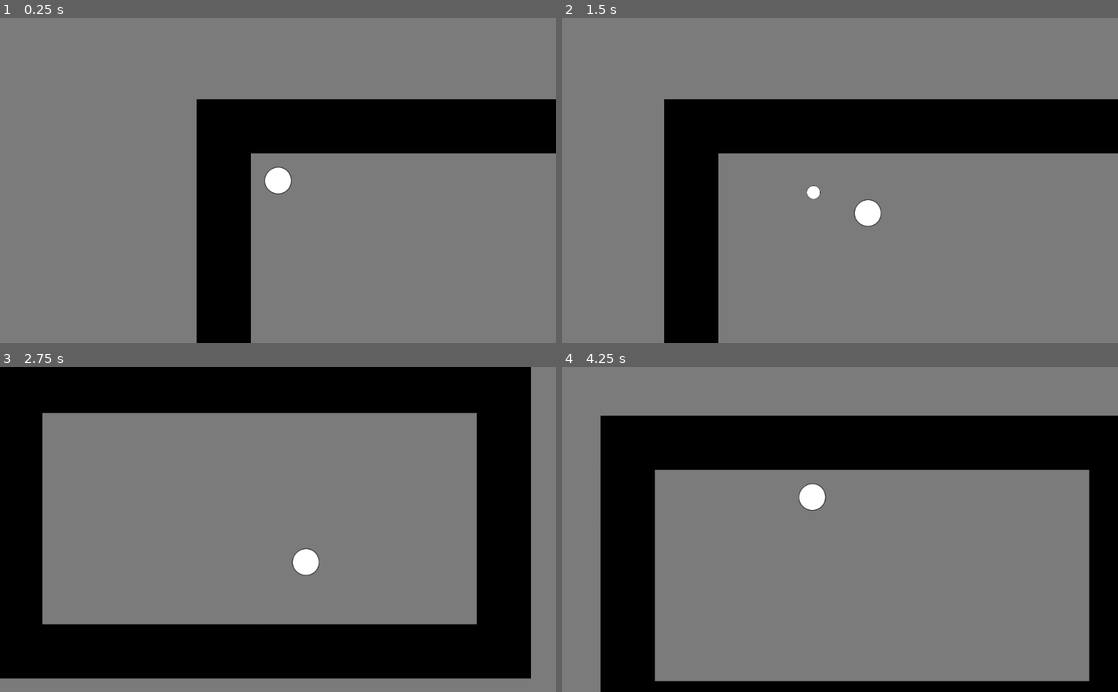
Above: before the commit, frames 1-4 (two rows, left to right).
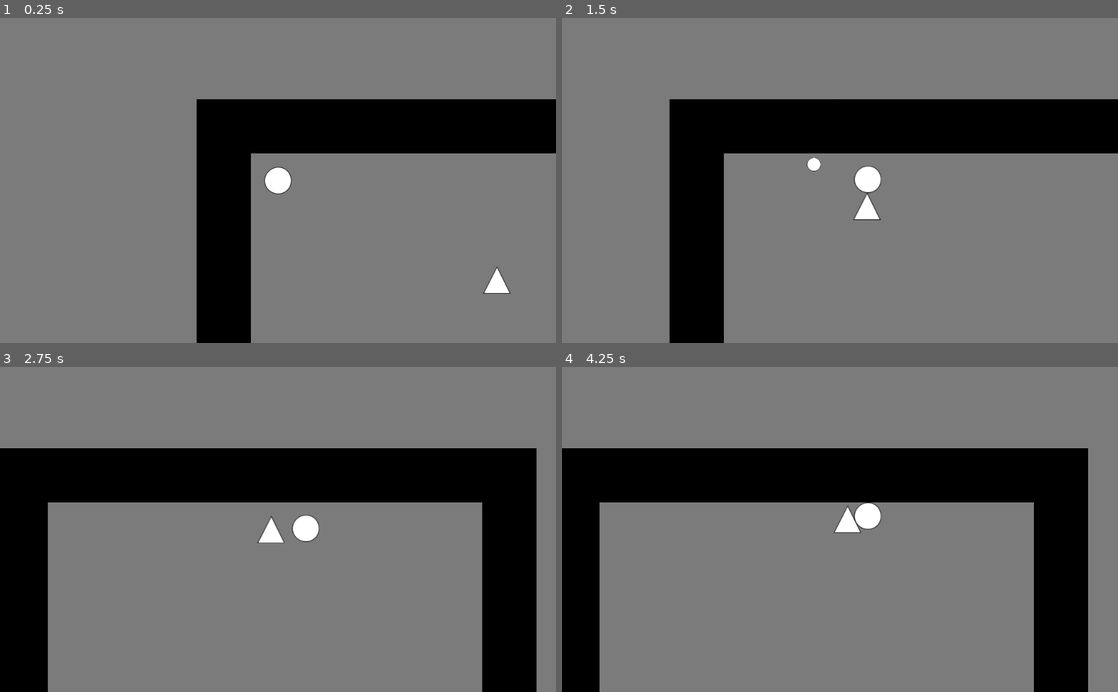
Above: after the commit, the same moments.

Repository: ComradeSparklePony/Slay-the-Triangles
Game: Godot game, scene res://town.tscn
Same seed, same stepped clock (60 frames per second), same inputs: the game is played once before the commit and once after it. The project has no main scene, so this scene is started directly.
Inputs (mouse positions are in pixels of both pictures, inside the frame that each line leads up to):
- Up to frame 1 (0.25 s): no input
- Up to frame 2 (1.5 s): move the mouse to (962, 164) at 0.52 s; press the mouse at (962, 164) at 0.53 s; hold Right (ui_right) 0.53-1.28 s; move the mouse to (728, 196) at 1.27 s; release the mouse at (728, 196) at 1.28 s; hold Down (ui_down) from 1.28 s (still down); click (728, 196) at 1.35 s
- Up to frame 3 (2.75 s): move the mouse to (333, 458) at 2.02 s; release Down (ui_down) at 2.03 s; press the mouse at (333, 458) at 2.03 s; hold Right (ui_right) from 2.03 s (still down)
- Up to frame 4 (4.25 s): move the mouse to (812, 594) at 2.77 s; release Right (ui_right) at 2.78 s; release the mouse at (812, 594) at 2.78 s; hold Up (ui_up) 2.78-3.53 s; click (812, 594) at 2.85 s; move the mouse to (1006, 578) at 3.52 s; press the mouse at (1006, 578) at 3.53 s; hold Left (ui_left) from 3.53 s (still down)

The runs differ from the first frame. In frame 1, 0.2% of the frame differs, in the area x 86-92%, y 76-85%; in frame 2, 2.0%; in frame 3, 45%, in the area x 0-97%, y 0-100%; in frame 4, 40%.

Commit message:
made enemy move
created enemy and made it move towards player

Diff:
--- /dev/null
+++ b/enemy.gd
@@ -0,0 +1,17 @@
+extends KinematicBody2D
+
+export (int) var SPEED
+
+var player
+var velocity
+
+func _ready():
+	player = get_parent().get_node("player")
+
+func _process(delta):
+	velocity = player.position - position
+	if velocity.length() > 0:
+		velocity = velocity.normalized() * SPEED
+
+	move_and_collide(Vector2(velocity.x, 0) * delta)
+	move_and_collide(Vector2(0, velocity.y) * delta)
--- /dev/null
+++ b/enemy.tscn
@@ -0,0 +1,26 @@
+[gd_scene load_steps=4 format=2]
+
+[ext_resource path="res://enemy.gd" type="Script" id=1]
+[ext_resource path="res://assets/white_tri_50px.png" type="Texture" id=2]
+
+[sub_resource type="ConvexPolygonShape2D" id=1]
+
+custom_solver_bias = 0.0
+points = PoolVector2Array( 0, -25, 25, 25, -25, 25 )
+
+[node name="enemy" type="KinematicBody2D"]
+
+input_pickable = false
+collision_layer = 1
+collision_mask = 1
+collision/safe_margin = 0.08
+script = ExtResource( 1 )
+SPEED = 250
+
+[node name="Sprite" type="Sprite" parent="." index="0"]
+
+texture = ExtResource( 2 )
+
+[node name="CollisionShape2D" type="CollisionShape2D" parent="." index="1"]
+
+shape = SubResource( 1 )
--- a/maze.gd
+++ b/maze.gd
@@ -52,8 +52,6 @@
 			maze_point = Vector2((randi() % MAZESIZE), (randi() % MAZESIZE))
 		tunnels -= 1
 
-	for i in wall_array:
-		print(i)
 
 	# PLACE WALLS
 
--- a/maze.tscn
+++ b/maze.tscn
@@ -4,12 +4,12 @@
 [ext_resource path="res://world-wall.tscn" type="PackedScene" id=2]
 [ext_resource path="res://player.tscn" type="PackedScene" id=3]
 
-[node name="maze" type="Node2D" index="0"]
+[node name="maze" type="Node2D"]
 
 script = ExtResource( 1 )
 _sections_unfolded = [ "Transform" ]
 wall = ExtResource( 2 )
 player = ExtResource( 3 )
 MAZESIZE = 100
-TUNLEN = 7
-TUNNELS = 750
+TUNLEN = 10
+TUNNELS = 800
--- a/player.tscn
+++ b/player.tscn
@@ -7,7 +7,7 @@
 [sub_resource type="CircleShape2D" id=1]
 
 custom_solver_bias = 0.0
-radius = 25.321
+radius = 25.0
 
 [node name="player" type="KinematicBody2D"]
 
@@ -52,4 +52,4 @@
 editor_draw_screen = true
 editor_draw_limits = false
 editor_draw_drag_margin = false
-_sections_unfolded = [ "Drag Margin" ]
+_sections_unfolded = [ "Drag Margin", "Limit", "Smoothing" ]
--- a/town.tscn
+++ b/town.tscn
@@ -1,9 +1,10 @@
-[gd_scene load_steps=3 format=2]
+[gd_scene load_steps=4 format=2]
 
 [ext_resource path="res://player.tscn" type="PackedScene" id=1]
 [ext_resource path="res://world-wall.tscn" type="PackedScene" id=2]
+[ext_resource path="res://enemy.tscn" type="PackedScene" id=3]
 
-[node name="town" type="Node2D"]
+[node name="town" type="Node2D" index="0"]
 
 _sections_unfolded = [ "Transform" ]
 
@@ -13,6 +14,8 @@
 _sections_unfolded = [ "Collision", "Material", "Transform", "Visibility", "Z Index", "collision" ]
 
 [node name="walls" type="Node2D" parent="." index="1"]
+
+editor/display_folded = true
 
 [node name="world-wall0" parent="walls" index="0" instance=ExtResource( 2 )]
 
@@ -125,3 +128,7 @@
 [node name="world-wall27" parent="walls" index="27" instance=ExtResource( 2 )]
 
 position = Vector2( 50, 150 )
+
+[node name="enemy" parent="." index="2" instance=ExtResource( 3 )]
+
+position = Vector2( 610, 360 )
